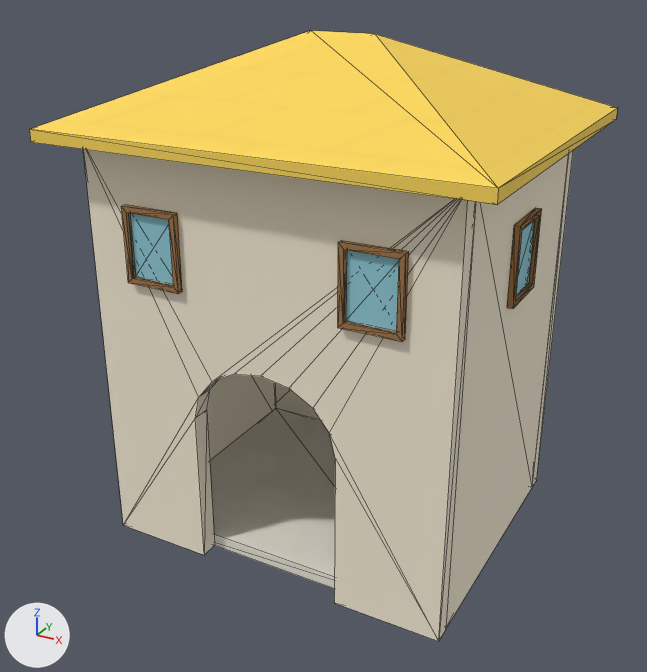
What one commit did to the glTF model assets/environments/beach/props/town_house_cream.glb.
Camera for both pictures: a 50 mm camera at (4.25, -8.1, 6.2) aimed at (-0.07, -0.25, 2.27). Arrows for +X, +Y and +Z are at lower left; the lights stay in place. The older version comes first. Mesh edges are drawn as thin lines. Vertices at exactly the same position are counted once.

In view in the first picture: 'beach_town_house_cream'.
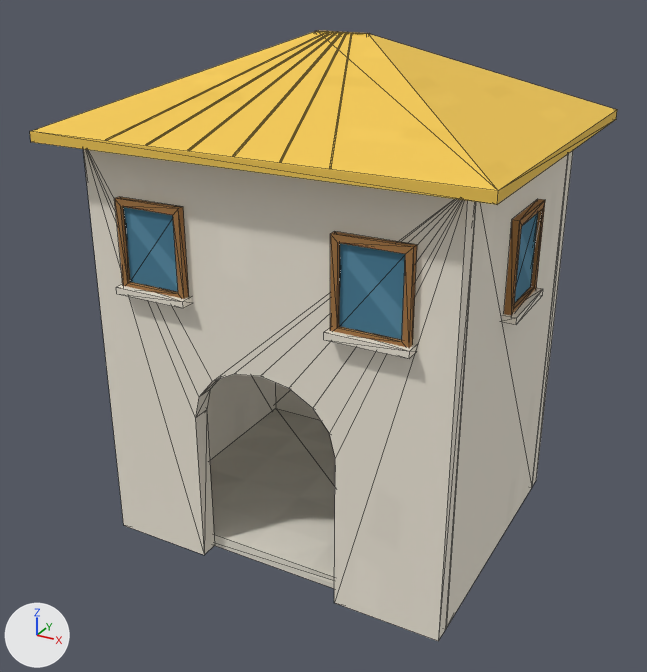
Location of each change, [x1, y1, x2, y2] in pixels of the pictures (647 x 672 px; the box of a moved part takes in the faces that stretch with it):
'beach_town_house_cream', reshaped
    before: [29, 31, 617, 641]
    after: [30, 31, 617, 641]
part 1 of me_beach_town_house_cream, added
    after: [116, 284, 192, 308]
part 2 of me_beach_town_house_cream, added
    after: [324, 328, 416, 359]
part 3 of me_beach_town_house_cream, added
    after: [502, 288, 543, 324]
part 4 of me_beach_town_house_cream, added
    after: [315, 31, 370, 36]
part 5 of me_beach_town_house_cream, added (blue)
    after: [124, 207, 178, 292]
part 6 of me_beach_town_house_cream, added (blue)
    after: [339, 243, 405, 340]
part 7 of me_beach_town_house_cream, added (blue)
    after: [515, 213, 538, 302]
part 8 of me_beach_town_house_cream, moved or reshaped
    before: [121, 205, 182, 294]
    after: [114, 197, 189, 299]
part 9 of me_beach_town_house_cream, moved or reshaped
    before: [338, 241, 409, 341]
    after: [330, 231, 417, 348]
part 10 of me_beach_town_house_cream, deleted (cyan)
    before: [516, 221, 534, 295]
part 11 of me_beach_town_house_cream, deleted (cyan)
    before: [346, 250, 399, 332]
part 12 of me_beach_town_house_cream, deleted (cyan)
    before: [130, 213, 174, 285]
part 13 of me_beach_town_house_cream, built on
    before: [83, 149, 542, 641]
    after: [83, 33, 545, 641]
part 14 of me_beach_town_house_cream, recoloured
    both: [87, 150, 565, 419]
part 15 of me_beach_town_house_cream, edited (looks the same)
    both: [210, 409, 335, 588]
part 16 of me_beach_town_house_cream, recoloured
    both: [30, 31, 617, 204]

What changed in the scene script:
```text
Add mat_fitted_yellow:
    mat_fitted_yellow = principled_material('Fitted_yellow')
    mat_fitted_yellow.texture = img_beach_fitted
    mat_fitted_yellow.roughness = 1.0
Add mat_fitted_ivory:
    mat_fitted_ivory = principled_material('Fitted_ivory')
    mat_fitted_ivory.texture = img_beach_fitted
    mat_fitted_ivory.roughness = 1.0
Add mat_fitted_stucco:
    mat_fitted_stucco = principled_material('Fitted_stucco')
    mat_fitted_stucco.texture = img_beach_fitted
    mat_fitted_stucco.roughness = 1.0
Change me_beach_town_house_cream:
    remove me_beach_town_house_cream.from_pydata(...)  # 144 vertices, 252 faces; spans x -2.3..2.3, y -1.95..1.95, z 0.0..5.4
    add me_beach_town_house_cream.from_pydata(...)  # 272 vertices, 444 faces; spans x -2.3..2.3, y -1.95..1.95, z 0.0..5.4
    me_beach_town_house_cream part 1: a new loose piece, a box spanning x -1.586..-0.766, y -1.76..-1.6, z 2.99..3.06, in mat_fitted_ivory (picture img_beach_fitted)
    me_beach_town_house_cream part 2: a new loose piece, a box spanning x 0.766..1.586, y -1.76..-1.6, z 2.99..3.06, in mat_fitted_ivory (picture img_beach_fitted)
    me_beach_town_house_cream part 3: a new loose piece, a box spanning x 1.935..2.095, y -0.435..0.435, z 2.915..2.985, in mat_fitted_ivory (picture img_beach_fitted)
    me_beach_town_house_cream part 4: a new loose piece, a box spanning x -0.28..0.28, y -0.038..0.038, z 5.339..5.399, in mat_fitted_yellow (picture img_beach_fitted)
    me_beach_town_house_cream part 5: a new loose piece, a box spanning x -1.488..-0.864, y -1.657..-1.623, z 3.098..3.882, in mat_fitted_window (picture img_beach_fitted)
    me_beach_town_house_cream part 6: a new loose piece, a box spanning x 0.864..1.488, y -1.657..-1.623, z 3.098..3.882, in mat_fitted_window (picture img_beach_fitted)
    me_beach_town_house_cream part 7: a new loose piece, a box spanning x 1.958..1.992, y -0.337..0.337, z 3.023..3.837, in mat_fitted_window (picture img_beach_fitted)
    me_beach_town_house_cream part 8: the loose piece of 16 vertices spanning x -1.49..-0.87, y -1.69..-1.63, z 3.1..3.88 is scaled about its middle by (1.22, 1.25, 1.17), in mat_fitted_wood (picture img_beach_fitted)
    me_beach_town_house_cream part 9: the loose piece of 16 vertices spanning x 0.87..1.49, y -1.69..-1.63, z 3.1..3.88 is scaled about its middle by (1.22, 1.25, 1.17), in mat_fitted_wood (picture img_beach_fitted)
    me_beach_town_house_cream part 10: the loose piece of 8 vertices spanning x 1.96..1.98, y -0.29..0.29, z 3.07..3.79 is deleted
    me_beach_town_house_cream part 11: the loose piece of 8 vertices spanning x 0.91..1.44, y -1.64..-1.63, z 3.14..3.84 is deleted
    me_beach_town_house_cream part 12: the loose piece of 8 vertices spanning x -1.44..-0.91, y -1.64..-1.63, z 3.14..3.84 is deleted
    me_beach_town_house_cream part 13
    12 vertices are removed from x 1.97..2.03, y -0.34..0.34, z 3.03..3.84
    64 faces are deleted
    4 vertices in x -2.3..2.3, y -1.95..1.95, z 4.58 move by (0.0, 0.0, -0.02)
    6 vertices move from x -0.35..2.03, y -0.34..0.34, z 3.03..5.4 to x -0.28..2.03, y -0.34..0.34, z 3.03..5.4
    108 vertices are added at x -1.39..2.03, y -1.94..1.94, z 2.96..5.4
    28 new faces join them, mat_fitted_ivory (picture img_beach_fitted)
    4 new faces join them, mat_fitted_stucco (picture img_beach_fitted)
    144 new faces join them, mat_fitted_yellow (picture img_beach_fitted)
    32 new faces join them, mat_fitted_wood (picture img_beach_fitted)
    me_beach_town_house_cream part 14: 64 faces spanning x -1.96..1.96, y -1.62..1.62, z 0.0..4.46 switch from mat_beach_matte to mat_fitted_ivory (picture img_beach_fitted)
    me_beach_town_house_cream part 15: 8 faces spanning x -1.76..1.76, y -1.43..1.43, z 0.0..0.15 switch from mat_beach_matte to mat_fitted_stucco (picture img_beach_fitted)
    me_beach_town_house_cream part 16: 16 faces spanning x -2.3..2.3, y -1.95..1.95, z 4.46..5.4 switch from mat_beach_matte to mat_fitted_yellow (picture img_beach_fitted)
    add me_beach_town_house_cream.materials.append(mat_fitted_window)  # picture img_beach_fitted
    add me_beach_town_house_cream.materials.append(mat_fitted_wood)  # picture img_beach_fitted
```
